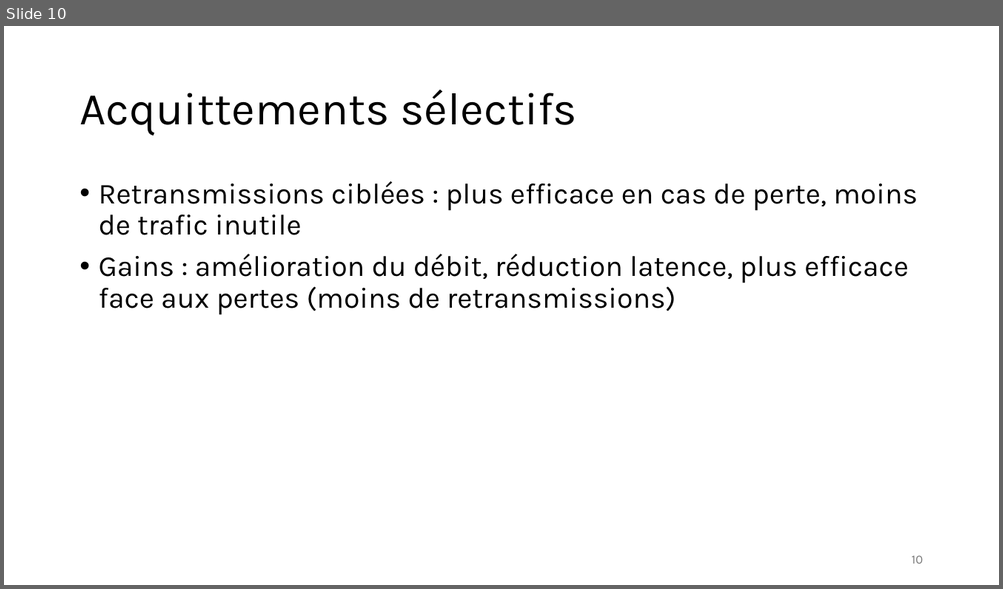
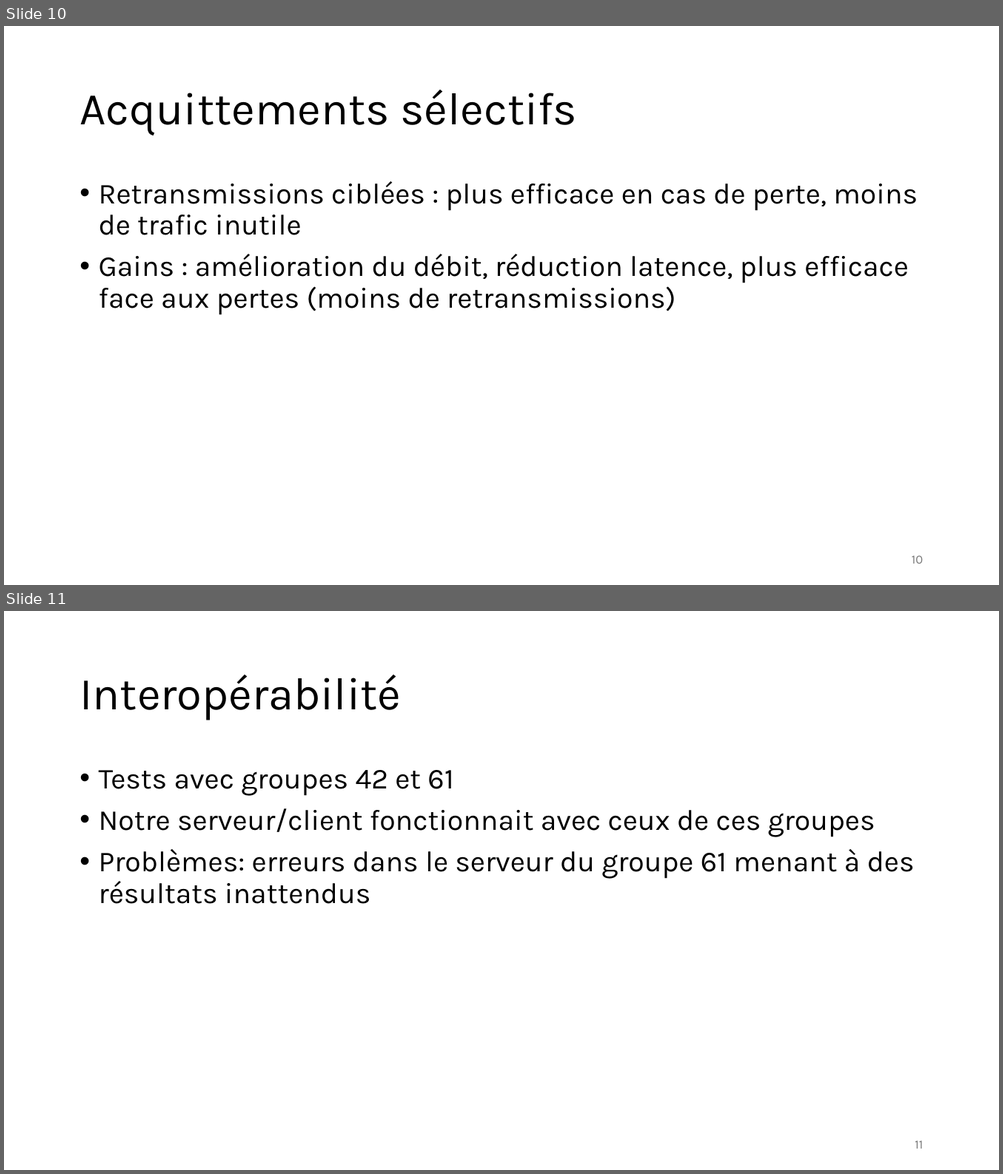
Before and after one commit to Tidyresonnance8/SRTP-Transport-Protocol, a slide deck: Rapport_projet_SRTP.pptx. Shown one above the other, each under a label of ours: slide 10 before the commit, slides 10 and 11 after it. The pictures are 1003x589 and 1003x1174 pixels, drawn with LibreOffice and Linux fonts; fonts in the diff are those of the drawing. Boxes give left, top, right and bottom in pixels: in the first picture for what was removed or moved away, otherwise in the second. Text is boxed around its words. In the diff, an @@ line names an element or a change of style, - is before the commit and + after.

```diff
--- a/Rapport_projet_SRTP.pptx
+++ b/Rapport_projet_SRTP.pptx
@@ slide 11 added at (4, 611, 999, 1170), background #FFFFFF @@
@@ title added at (79, 675, 401, 721), 44 pt, text #000000 @@
+Interopérabilité
@@ text added at (99, 770, 914, 904), 28 pt, text #000000 @@
+• Tests avec groupes 42 et 61
+• Notre serveur/client fonctionnait avec ceux de ces groupes
+• Problèmes: erreurs dans le serveur du groupe 61 menant à des résultats inattendus
@@ page number added at (914, 1141, 922, 1149), 12 pt, text #797979 @@
+11
```
Also in this commit, not shown: 3 slides changed, 5 other slides added, 1 slide removed.
